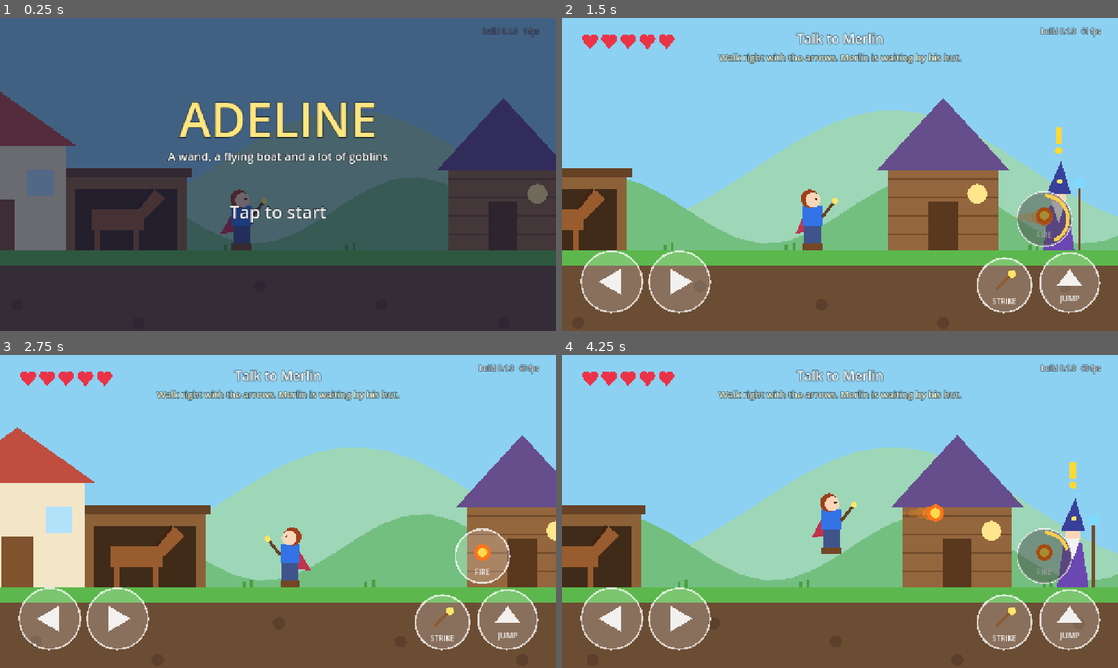
Above: before the commit, frames 1-4 (two rows, left to right).
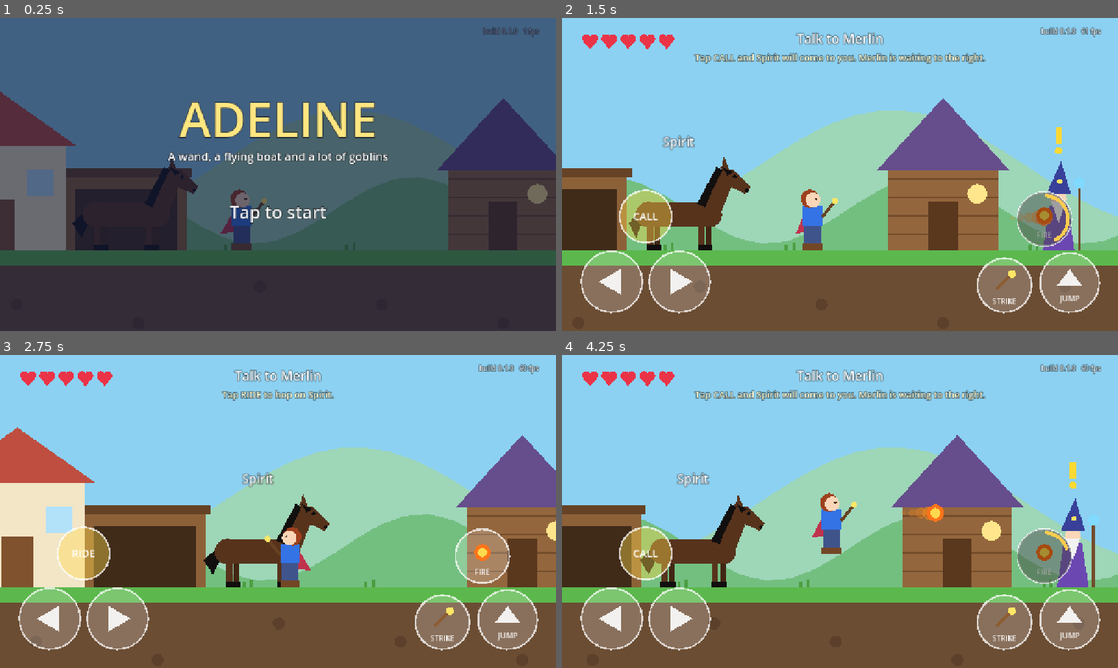
Above: after the commit, the same moments.

Repository: B3r3t/adeline-game
Game: Godot game, scene res://scenes/main.tscn
The game is run twice, just before and just after one commit, with the same random seed, the same clock (stepped at 60 frames per second) and the same inputs.
Inputs (mouse positions are in pixels of both pictures, inside the frame that each line leads up to):
- Up to frame 1 (0.25 s): no input
- Up to frame 2 (1.5 s): tap Enter at 0.5 s; move the mouse to (962, 158) at 0.52 s; hold D (move_right) 0.53-1.25 s; tap K (fireball) at 0.6 s; click (962, 158) at 0.67 s; tap Space (jump) at 0.77, 1.07 s; tap E (interact) at 0.8 s; drag from (728, 190) to (812, 237) at 1.27 s
- Up to frame 3 (2.75 s): move the mouse to (333, 442) at 2.02 s; hold A (move_left) from 2.03 s (still down); tap L (shield) at 2.1 s; tap J (strike) at 2.3 s
- Up to frame 4 (4.25 s): release A (move_left) at 2.75 s; drag from (812, 574) to (673, 464) at 2.77 s; move the mouse to (1006, 558) at 3.52 s; hold D (move_right) from 3.53 s (still down); tap Space (jump) at 3.6, 3.77, 4.07 s; tap K (fireball) at 3.8 s

The runs differ from the first frame. In frame 1, 1.1% of the frame differs, in the area x 13-36%, y 44-75%; in frame 2, 4.6%; in frame 3, 5.1%, in the area x 10-72%, y 11-75%; in frame 4, 5.0%.

Commit message:
Add Spirit the horse: call, ride, gallop and hop off
Spirit is dark brown with a black mane and tail and waits in the stable.
One context button above the arrows calls Spirit from anywhere on the
island, mounts when close, and dismounts in the saddle. Riding is almost
twice walking speed with a longer jump and no attacks. Spirit carries
Adeline to Merlin and the goblin camps, and waits outside each fight.

Co-Authored-By: Claude Fable 5.2 <noreply@anthropic.com>
Claude-Session: https://claude.ai/code/session_018MhduFoH8oK44GKZtj6T5o

Diff:
--- /dev/null
+++ b/scripts/horse.gd
@@ -0,0 +1,142 @@
+extends Node2D
+## Spirit, Adeline's horse: dark brown with a black mane and tail.
+## Spirit waits in the stable, comes when called, carries Adeline at a gallop,
+## and stays back from goblin fights. Placeholder shapes for now.
+
+const GALLOP := 620.0
+const BACK_HEIGHT := 78.0  # how high Spirit's back is above the ground
+const NAME := "Spirit"
+
+var game = null
+var font: Font
+var state := "idle"  # idle, coming, retreat or mounted
+var facing := 1
+var target_x := 0.0
+var speed := 0.0  # ground speed, drives the leg animation
+var stride := 0.0
+var clock := 0.0
+
+
+func _ready() -> void:
+	font = ThemeDB.fallback_font
+
+
+func place(x: float) -> void:
+	position = Vector2(x, game.GROUND_Y)
+	state = "idle"
+	facing = 1
+	speed = 0.0
+	z_index = 0
+
+
+func come() -> void:
+	if state != "mounted":
+		state = "coming"
+
+
+func retreat(x: float) -> void:
+	target_x = x
+	state = "retreat"
+	z_index = 0
+
+
+func set_mounted(on: bool) -> void:
+	state = "mounted" if on else "idle"
+	z_index = 1 if on else 0  # in front of Adeline while she rides
+
+
+func _physics_process(delta: float) -> void:
+	clock += delta
+	var p = game.player
+	match state:
+		"mounted":
+			position = p.position
+			facing = p.facing
+			speed = absf(p.velocity.x)
+		"coming":
+			var side := 1.0 if p.position.x >= position.x else -1.0
+			if _move_to(p.position.x - 80.0 * side, GALLOP, delta):
+				state = "idle"
+				facing = int(side)
+		"retreat":
+			if _move_to(target_x, GALLOP * 0.7, delta):
+				state = "idle"
+		_:
+			speed = move_toward(speed, 0.0, 2400.0 * delta)
+	stride += speed * delta * 0.035
+	queue_redraw()
+
+
+func _move_to(x: float, pace: float, delta: float) -> bool:
+	position.y = game.GROUND_Y
+	var dx := x - position.x
+	if absf(dx) < 6.0:
+		speed = 0.0
+		return true
+	facing = 1 if dx > 0.0 else -1
+	position.x += minf(absf(dx), pace * delta) * facing
+	speed = pace
+	return false
+
+
+func _draw() -> void:
+	var f := float(facing)
+	var coat := Color(0.34, 0.2, 0.11)
+	var coat_far := Color(0.26, 0.15, 0.08)
+	var black := Color(0.07, 0.06, 0.06)
+	var pace := clampf(speed / 560.0, 0.0, 1.0)
+	var bob := sin(stride * 2.0) * 4.0 * pace
+	var top := -BACK_HEIGHT + bob
+
+	# Tail.
+	var sway := sin(clock * 3.0) * 4.0 + pace * 16.0
+	draw_colored_polygon(PackedVector2Array([
+		Vector2(-f * 58.0, top + 6.0),
+		Vector2(-f * (86.0 + sway), top + 34.0),
+		Vector2(-f * (72.0 + sway * 0.5), top + 58.0),
+		Vector2(-f * 56.0, top + 22.0),
+	]), black)
+
+	# Legs: the far pair first, then the near pair.
+	for i in 4:
+		var hind := i % 2 == 0
+		var far := i < 2
+		var base_x := (-42.0 if hind else 42.0) * f + (7.0 if far else -5.0) * f
+		var phase := stride + (0.0 if hind else PI) + (PI * 0.5 if far else 0.0)
+		var swing := sin(phase) * 24.0 * pace
+		var lift := maxf(cos(phase), 0.0) * 16.0 * pace
+		var hip := Vector2(base_x, top + 34.0)
+		var hoof := Vector2(base_x + swing * f, -lift)
+		draw_line(hip, hoof, coat_far if far else coat, 10.0)
+		draw_rect(Rect2(hoof.x - 6.0, hoof.y - 8.0, 12.0, 8.0), black)
+
+	# Body.
+	draw_rect(Rect2(-54.0, top, 108.0, 40.0), coat)
+	draw_circle(Vector2(-f * 50.0, top + 20.0), 21.0, coat)
+	draw_circle(Vector2(f * 50.0, top + 20.0), 21.0, coat)
+	# Neck and head.
+	draw_colored_polygon(PackedVector2Array([
+		Vector2(f * 34.0, top + 2.0), Vector2(f * 66.0, top + 26.0),
+		Vector2(f * 92.0, top - 40.0), Vector2(f * 68.0, top - 56.0),
+	]), coat)
+	draw_colored_polygon(PackedVector2Array([
+		Vector2(f * 68.0, top - 58.0), Vector2(f * 90.0, top - 54.0), Vector2(f * 118.0, top - 26.0),
+		Vector2(f * 110.0, top - 14.0), Vector2(f * 84.0, top - 26.0),
+	]), coat)
+	draw_colored_polygon(PackedVector2Array([Vector2(f * 70.0, top - 56.0), Vector2(f * 74.0, top - 76.0), Vector2(f * 82.0, top - 56.0)]), coat)
+	draw_circle(Vector2(f * 112.0, top - 20.0), 3.0, black)
+	draw_circle(Vector2(f * 92.0, top - 42.0), 3.0, black)
+	# Mane and forelock.
+	draw_colored_polygon(PackedVector2Array([
+		Vector2(f * 30.0, top + 2.0), Vector2(f * 62.0, top - 58.0),
+		Vector2(f * 72.0, top - 54.0), Vector2(f * 50.0, top - 8.0), Vector2(f * 44.0, top + 8.0),
+	]), black)
+	draw_colored_polygon(PackedVector2Array([Vector2(f * 72.0, top - 58.0), Vector2(f * 90.0, top - 50.0), Vector2(f * 80.0, top - 44.0)]), black)
+
+	if state == "mounted":
+		# Adeline's near leg and boot over Spirit's side.
+		draw_rect(Rect2(-8.0 + f * 4.0, top + 2.0, 16.0, 34.0), Color(0.25, 0.33, 0.55))
+		draw_rect(Rect2(-10.0 + f * 7.0, top + 34.0, 22.0, 10.0), Color(0.45, 0.28, 0.15))
+	elif game.mode == "play" and absf(game.player.position.x - position.x) < 240.0:
+		draw_string_outline(font, Vector2(-60.0, top - 92.0), NAME, HORIZONTAL_ALIGNMENT_CENTER, 120.0, 20, 5, Color(0.0, 0.0, 0.0, 0.5))
+		draw_string(font, Vector2(-60.0, top - 92.0), NAME, HORIZONTAL_ALIGNMENT_CENTER, 120.0, 20, Color.WHITE)
--- a/scripts/main.gd
+++ b/scripts/main.gd
@@ -1,5 +1,5 @@
 extends Node2D
-## Mission 1, "Goblin Trouble", built from placeholder shapes.
+## Mission 1, "Goblin Trouble", built from placeholder shapes, with Spirit the horse to ride.
 ## The home island is one long strip: Adeline's house and stable on the left,
 ## Merlin's hut, three goblin camps to the east, and the river with the boat at the far end.
 
@@ -9,6 +9,7 @@
 const HudScript := preload("res://scripts/hud.gd")
 const TouchScript := preload("res://scripts/touch_controls.gd")
 const DialogScript := preload("res://scripts/dialog.gd")
+const HorseScript := preload("res://scripts/horse.gd")
 
 const GROUND_Y := 560.0
 const LEVEL_LEFT := 0.0
@@ -16,12 +17,14 @@
 const CAMERA_ZOOM := 1.4  # bigger characters are easier to read on an 8 inch screen
 
 const HOUSE_X := 150.0
+const STABLE_X := 470.0  # where Spirit waits
 const START_X := 660.0
 const MERLIN_X := 1280.0
 const SIGN_X := 1560.0
 const GATE_X := 1700.0  # Adeline cannot head east until she has the mission
 const RIVER_X := 5080.0
 const TALK_RANGE := 120.0
+const RIDE_RANGE := 100.0
 const SAVE_PATH := "user://save.json"
 
 # Five goblins in three camps. The first teaches the swing, the second the charge,
@@ -45,6 +48,7 @@
 ]
 
 var player = null
+var horse = null
 var goblins: Array = []
 var projectiles: Node2D
 var camera: Camera2D
@@ -77,6 +81,11 @@
 
 	projectiles = Node2D.new()
 	add_child(projectiles)
+
+	horse = Node2D.new()
+	horse.set_script(HorseScript)
+	horse.game = self
+	add_child(horse)
 
 	player = CharacterBody2D.new()
 	player.set_script(PlayerScript)
@@ -228,7 +237,10 @@
 	encounter = {}
 	encounter_kind = ""
 	defeated = false
-	player.reset(Vector2(float(data["checkpoint_x"]), GROUND_Y))
+	var cx := float(data["checkpoint_x"])
+	player.reset(Vector2(cx, GROUND_Y))
+	# Spirit starts in the stable, or close by when continuing from far along the island.
+	horse.place(STABLE_X if cx < 1000.0 else cx - 130.0)
 	_update_limits()
 
 
@@ -360,6 +372,10 @@
 		return
 	var enc: Dictionary = ENCOUNTERS[n]
 	if player.position.x >= float(enc["trigger"]):
+		if player.mounted:
+			_dismount()
+			toast("Spirit waits back here, safe from the goblins.")
+		horse.retreat(float(enc["left"]) - 90.0)
 		_begin_encounter(enc, "mission")
 
 
@@ -369,10 +385,17 @@
 	context_action = ""
 	if dialog.active or not encounter.is_empty():
 		return
-	if absf(player.position.x - MERLIN_X) <= TALK_RANGE:
+	var px: float = player.position.x
+	if absf(px - MERLIN_X) <= TALK_RANGE:
 		context_action = "talk"
-	elif player.position.x >= RIVER_X - 160.0:
+	elif px >= RIVER_X - 160.0:
 		context_action = "boat"
+	elif player.mounted:
+		context_action = "dismount"
+	elif absf(px - horse.position.x) <= RIDE_RANGE:
+		context_action = "ride"
+	else:
+		context_action = "call"
 
 
 func merlin_has_news() -> bool:
@@ -381,10 +404,36 @@
 
 func _interact() -> void:
 	controls.release_all()
-	if context_action == "talk":
+	if context_action == "ride":
+		_mount()
+	elif context_action == "dismount":
+		_dismount()
+	elif context_action == "call":
+		horse.come()
+	elif context_action == "talk":
+		_dismount()
 		_talk_to_merlin()
 	elif context_action == "boat":
+		_dismount()
 		dialog.say("", ["The magic boat rocks gently on the river.", "It will fly to the other islands once the rescue mission is ready."])
+
+
+func _mount() -> void:
+	if not player.is_on_floor():
+		return
+	player.mounted = true
+	player.position.x = horse.position.x
+	player.facing = horse.facing
+	horse.set_mounted(true)
+
+
+func _dismount() -> void:
+	if not player.mounted:
+		return
+	player.mounted = false
+	horse.set_mounted(false)
+	horse.position = Vector2(player.position.x, GROUND_Y)
+	player.position.x += player.facing * 80.0
 
 
 func _talk_to_merlin() -> void:
@@ -444,6 +493,8 @@
 
 
 func _begin_practice() -> void:
+	_dismount()
+	horse.retreat(1040.0)
 	var n := int(data["practice_round"])
 	var specs := []
 	for i in n:
@@ -479,11 +530,15 @@
 	if m1 == "available":
 		if context_action == "talk":
 			return "Tap TALK to speak with Merlin."
-		return "Walk right with the arrows. Merlin is waiting by his hut."
+		if context_action == "ride":
+			return "Tap RIDE to hop on Spirit."
+		if player.mounted:
+			return "Ride right. Merlin is waiting by his hut."
+		return "Tap CALL and Spirit will come to you. Merlin is waiting to the right."
 	if m1 == "active":
 		if cleared() < ENCOUNTERS.size():
-			return "Head east, past the signpost."
-		return "The goblins are gone. Head back west to Merlin."
+			return "Head east past the signpost. Spirit can carry you there fast."
+		return "The goblins are gone. Call Spirit and ride back west to Merlin."
 	return "Talk to Merlin for a practice fight and try your new shield."
 
 
@@ -588,13 +643,6 @@
 	draw_rect(Rect2(hx + 220.0, g - 120.0, 200.0, 120.0), Color(0.55, 0.38, 0.22))
 	draw_rect(Rect2(hx + 236.0, g - 100.0, 168.0, 100.0), Color(0.25, 0.17, 0.1))
 	draw_rect(Rect2(hx + 212.0, g - 134.0, 216.0, 14.0), Color(0.4, 0.26, 0.15))
-	# Horse, waiting in the stable.
-	var horse := Color(0.6, 0.36, 0.18)
-	draw_rect(Rect2(hx + 262.0, g - 66.0, 86.0, 34.0), horse)
-	draw_rect(Rect2(hx + 268.0, g - 34.0, 10.0, 34.0), horse)
-	draw_rect(Rect2(hx + 332.0, g - 34.0, 10.0, 34.0), horse)
-	draw_colored_polygon(PackedVector2Array([Vector2(hx + 336.0, g - 66.0), Vector2(hx + 366.0, g - 100.0), Vector2(hx + 384.0, g - 84.0), Vector2(hx + 350.0, g - 50.0)]), horse)
-	draw_line(Vector2(hx + 338.0, g - 68.0), Vector2(hx + 364.0, g - 100.0), Color(0.25, 0.14, 0.08), 6.0)
 	# House.
 	draw_rect(Rect2(hx, g - 170.0, 220.0, 170.0), Color(0.95, 0.9, 0.78))
 	draw_colored_polygon(PackedVector2Array([Vector2(hx - 20.0, g - 170.0), Vector2(hx + 110.0, g - 262.0), Vector2(hx + 240.0, g - 170.0)]), Color(0.75, 0.3, 0.25))
--- a/scripts/player.gd
+++ b/scripts/player.gd
@@ -28,6 +28,11 @@
 const SHIELD_COOLDOWN := 2.2
 
 const HURT_INVULN := 0.9
+
+# Riding Spirit: faster, with a longer jump. No attacks from the saddle.
+const RIDE_SPEED := 560.0
+const RIDE_JUMP := -820.0
+const RIDE_LIFT := 42.0  # how far Adeline sits above the ground
 
 # What take_hit reports back to an attacker.
 const MISSED := 0
@@ -49,6 +54,7 @@
 var coyote := 0.0
 var jump_buffer := 0.0
 var anim_time := 0.0
+var mounted := false
 var min_x := -INF
 var max_x := INF
 
@@ -78,6 +84,7 @@
 	block_flash = 0.0
 	invuln = 0.0
 	knock = 0.0
+	mounted = false
 
 
 func body_rect() -> Rect2:
@@ -112,6 +119,8 @@
 	if dir != 0.0 and not is_striking():
 		facing = 1 if dir > 0.0 else -1
 	var speed := SPEED * (0.6 if is_striking() else 1.0)
+	if mounted:
+		speed = RIDE_SPEED
 	velocity.x = move_toward(velocity.x, dir * speed, ACCEL * delta)
 
 	if not locked:
@@ -134,11 +143,13 @@
 	else:
 		jump_buffer = maxf(jump_buffer - delta, 0.0)
 	if jump_buffer > 0.0 and coyote > 0.0:
-		velocity.y = JUMP_VELOCITY
+		velocity.y = RIDE_JUMP if mounted else JUMP_VELOCITY
 		jump_buffer = 0.0
 		coyote = 0.0
 	if Input.is_action_just_released("jump") and velocity.y < -260.0:
 		velocity.y = -260.0  # letting go early makes a shorter hop
+	if mounted:
+		return
 
 	if Input.is_action_just_pressed("strike") and not is_striking():
 		strike_time = 0.0
@@ -214,6 +225,8 @@
 
 	if dead:
 		draw_set_transform(Vector2(0.0, -12.0), -f * PI / 2.0, Vector2.ONE)
+	elif mounted:
+		draw_set_transform(Vector2(0.0, -RIDE_LIFT), 0.0, Vector2.ONE)
 
 	var moving := absf(velocity.x) > 20.0 and is_on_floor()
 	var bob := sin(anim_time * 14.0) * 2.0 if moving else 0.0
@@ -225,9 +238,10 @@
 		Vector2(-f * (32.0 + sway), -26.0),
 		Vector2(-f * 8.0, -30.0),
 	]), cape)
-	# Legs and boots.
-	draw_rect(Rect2(-14.0, -42.0, 28.0, 34.0), jeans)
-	draw_rect(Rect2(-16.0, -10.0, 32.0, 10.0), boots)
+	# Legs and boots. In the saddle, Spirit's body covers them.
+	if not mounted:
+		draw_rect(Rect2(-14.0, -42.0, 28.0, 34.0), jeans)
+		draw_rect(Rect2(-16.0, -10.0, 32.0, 10.0), boots)
 	# Top.
 	draw_rect(Rect2(-16.0, -72.0 + bob, 32.0, 32.0), top)
 	# Hair, then head.
@@ -249,7 +263,7 @@
 	draw_line(hand, tip, Color(0.4, 0.26, 0.13), 5.0)
 	draw_circle(tip, 5.0 if not is_striking() else 8.0, Color(1.0, 0.9, 0.4))
 
-	if dead:
+	if dead or mounted:
 		draw_set_transform(Vector2.ZERO, 0.0, Vector2.ONE)
 
 	# Shield bubble, and a bright ring when it blocks something.
--- a/scripts/touch_controls.gd
+++ b/scripts/touch_controls.gd
@@ -43,9 +43,11 @@
 	if game == null or game.input_locked():
 		return false
 	if id == "shield":
-		return game.has_shield()
+		return game.has_shield() and not game.player.mounted
 	if id == "interact":
 		return game.context_action != ""
+	if game.player.mounted and (id == "strike" or id == "fireball"):
+		return false  # no attacks from the saddle
 	return true
 
 
@@ -153,8 +155,9 @@
 				_label(c + Vector2(0.0, r * 0.62), "SHIELD")
 				_cooldown(c, r, game.player.shield_cd / game.player.SHIELD_COOLDOWN, Color(0.6, 0.85, 1.0))
 			"interact":
-				var word := "TALK" if game.context_action == "talk" else "LOOK"
-				draw_string(font, Vector2(c.x - 60.0, c.y + 9.0), word, HORIZONTAL_ALIGNMENT_CENTER, 120.0, 24, Color(1.0, 1.0, 1.0, 0.98))
+				var words := { "talk": "TALK", "boat": "LOOK", "ride": "RIDE", "dismount": "HOP OFF", "call": "CALL" }
+				var word: String = words.get(game.context_action, "")
+				draw_string(font, Vector2(c.x - 60.0, c.y + 8.0), word, HORIZONTAL_ALIGNMENT_CENTER, 120.0, 24 if word.length() <= 4 else 19, Color(1.0, 1.0, 1.0, 0.98))
 
 
 ## Darkens a button and draws a ring that fills as the spell becomes ready again.
Not shown, added: scripts/horse.gd.uid
